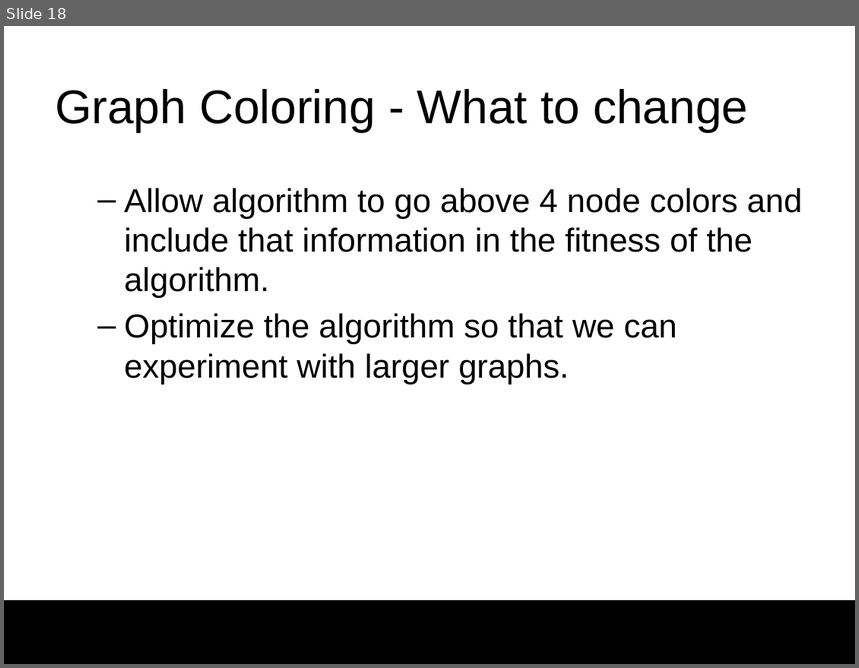
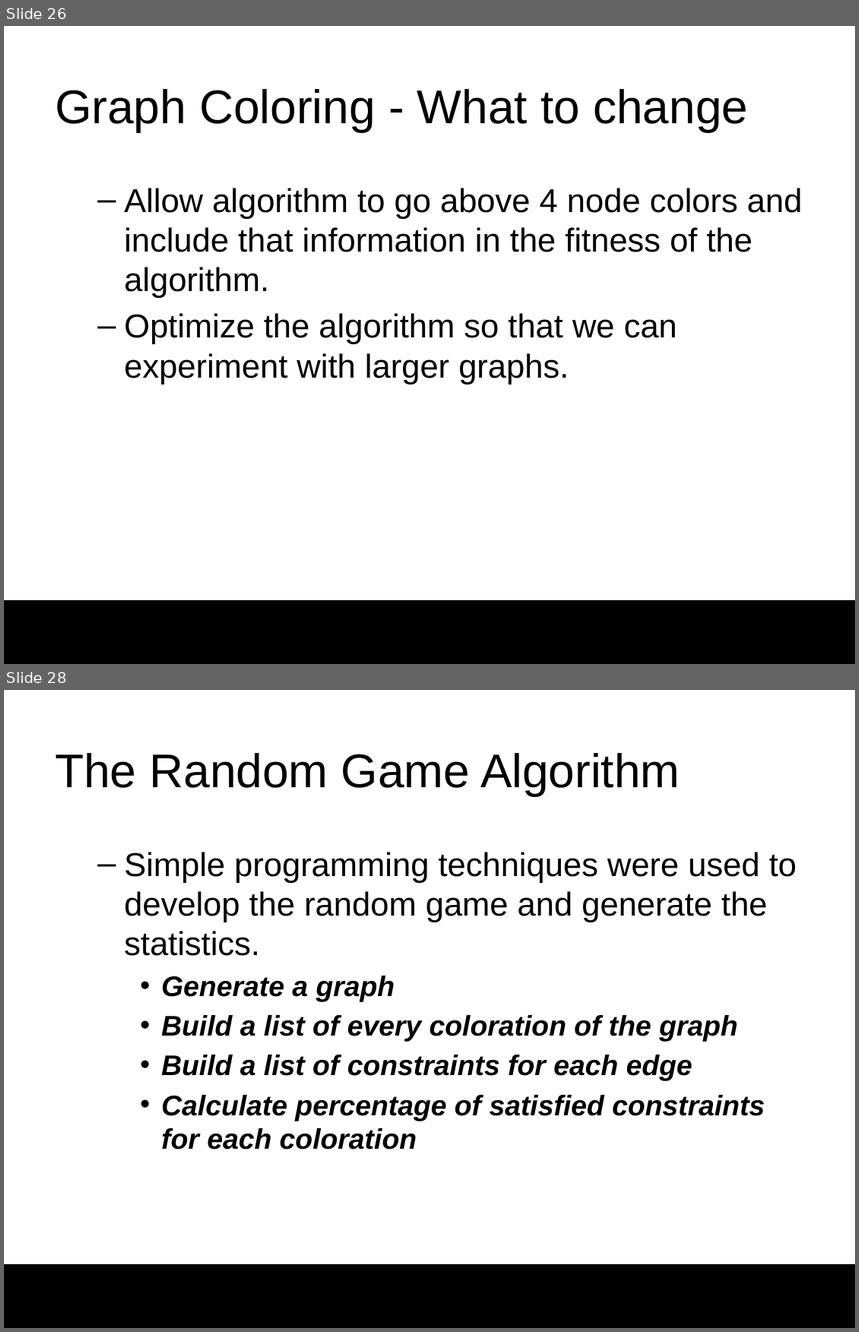
Before and after one commit to darrare/MS-Thesis, a slide deck: Documentation/Presentation.pptx. Shown one above the other, each under a label of ours: slide 18 before the commit, slides 26 and 28 after it; the slides between them are not shown. The pictures are 859x668 and 859x1332 pixels, drawn with LibreOffice and Linux fonts; fonts in the diff are those of the drawing; background and template pictures are left out. Boxes give left, top, right and bottom in pixels: in the first picture for what was removed or moved away, otherwise in the second. Text is boxed around its words. In the diff, an @@ line names an element or a change of style, - is before the commit and + after.

```diff
--- a/Documentation/Presentation.pptx
+++ b/Documentation/Presentation.pptx
@@ slide 28 added at <box>4,690,855,1328</box>, background #FFFFFF; not listed: 1 template element that a slide beside it also shows @@
@@ title added at <box>55,753,680,796</box>, 40 pt, text #000000 @@
+The Random Game Algorithm
@@ text added at <box>124,852,797,1150</box>, 24 pt, text #000000, bold, italic @@
+  – Simple programming techniques were used to develop the random game and generate the statistics.
+    • Generate a graph
+    • Build a list of every coloration of the graph
+    • Build a list of constraints for each edge
+    • Calculate percentage of satisfied constraints for each coloration
@@ what was slide 18 is now slide 26 @@
```
Also in this commit, not shown: 12 slides changed, 15 other slides added, 1 slide removed, 2 other files.
